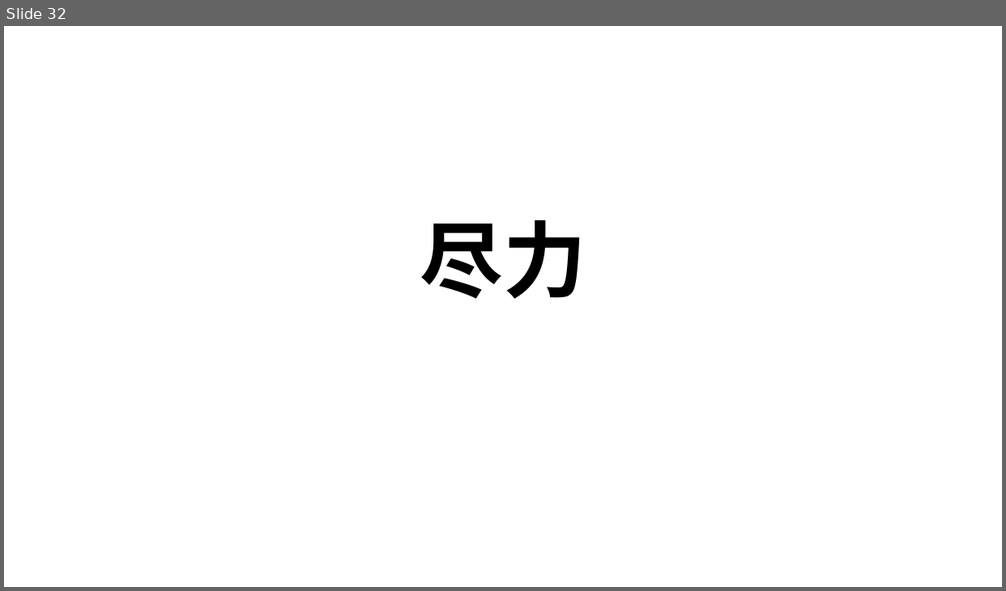
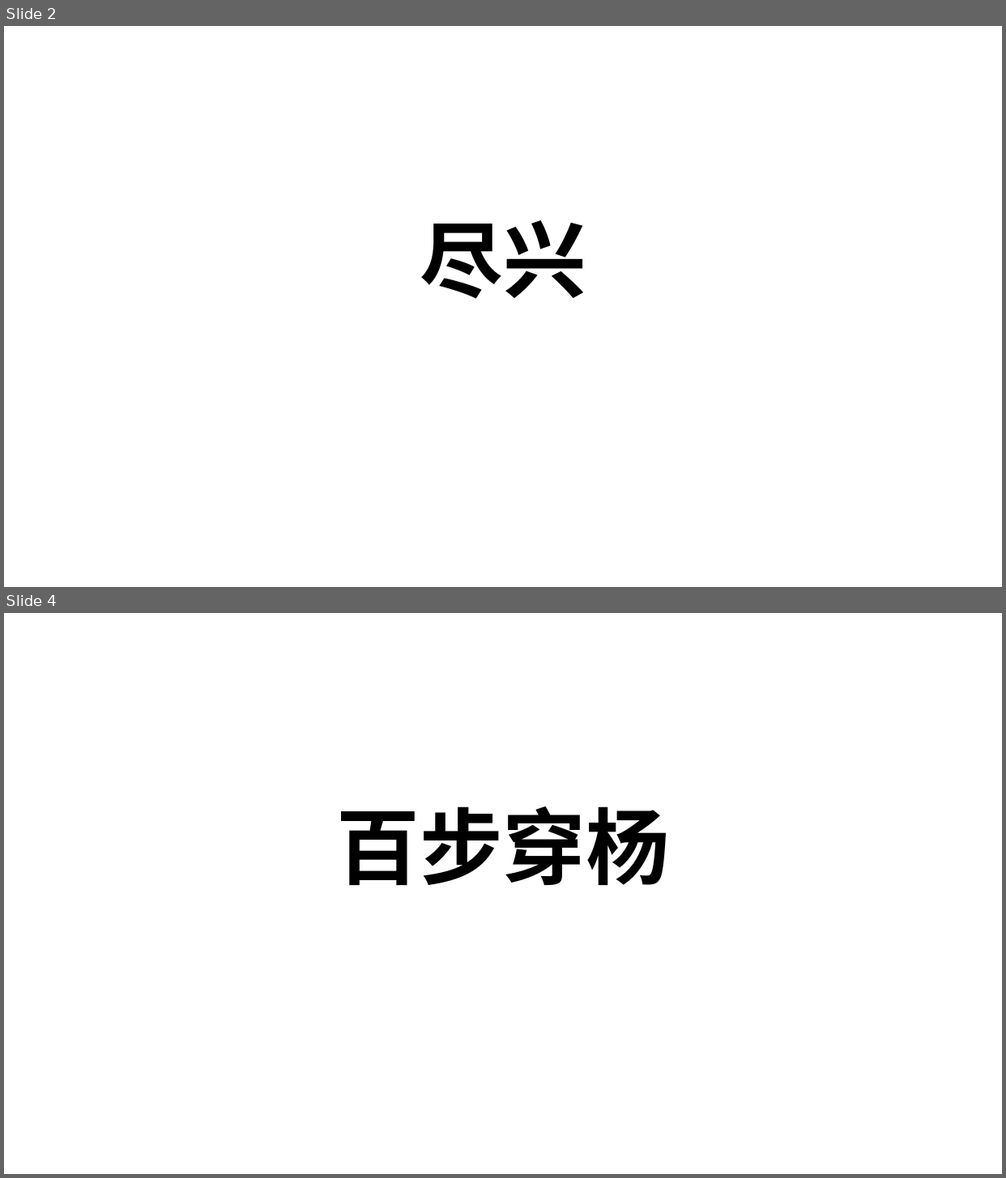
Before and after one commit to wavecheng/WordGuessGame, a slide deck: 小学语文二上.pptx. Shown one above the other, each under a label of ours: slide 32 before the commit, slides 2 and 4 after it; the slides between them are not shown. The pictures are 1006x591 and 1006x1178 pixels, drawn with LibreOffice and Linux fonts; fonts in the diff are those of the drawing. Boxes give left, top, right and bottom in pixels: in the first picture for what was removed or moved away, otherwise in the second. Text is boxed around its words. In the diff, an @@ line names an element or a change of style, - is before the commit and + after.

```diff
--- a/小学语文二上.pptx
+++ b/小学语文二上.pptx
@@ slide 4 added at (4, 613, 1002, 1174), background #FFFFFF @@
@@ title added at (337, 807, 670, 885), 60 pt, text #000000, bold @@
+百步穿杨
@@ what was slide 32 is now slide 2 @@
@@ slide 2 changed as well @@
@@ title at (420, 220, 586, 299): text changed @@
-尽力
+尽兴
```
Also in this commit, not shown: 1 other slide changed, 7 other slides added, 48 slides removed, 10 other files.
